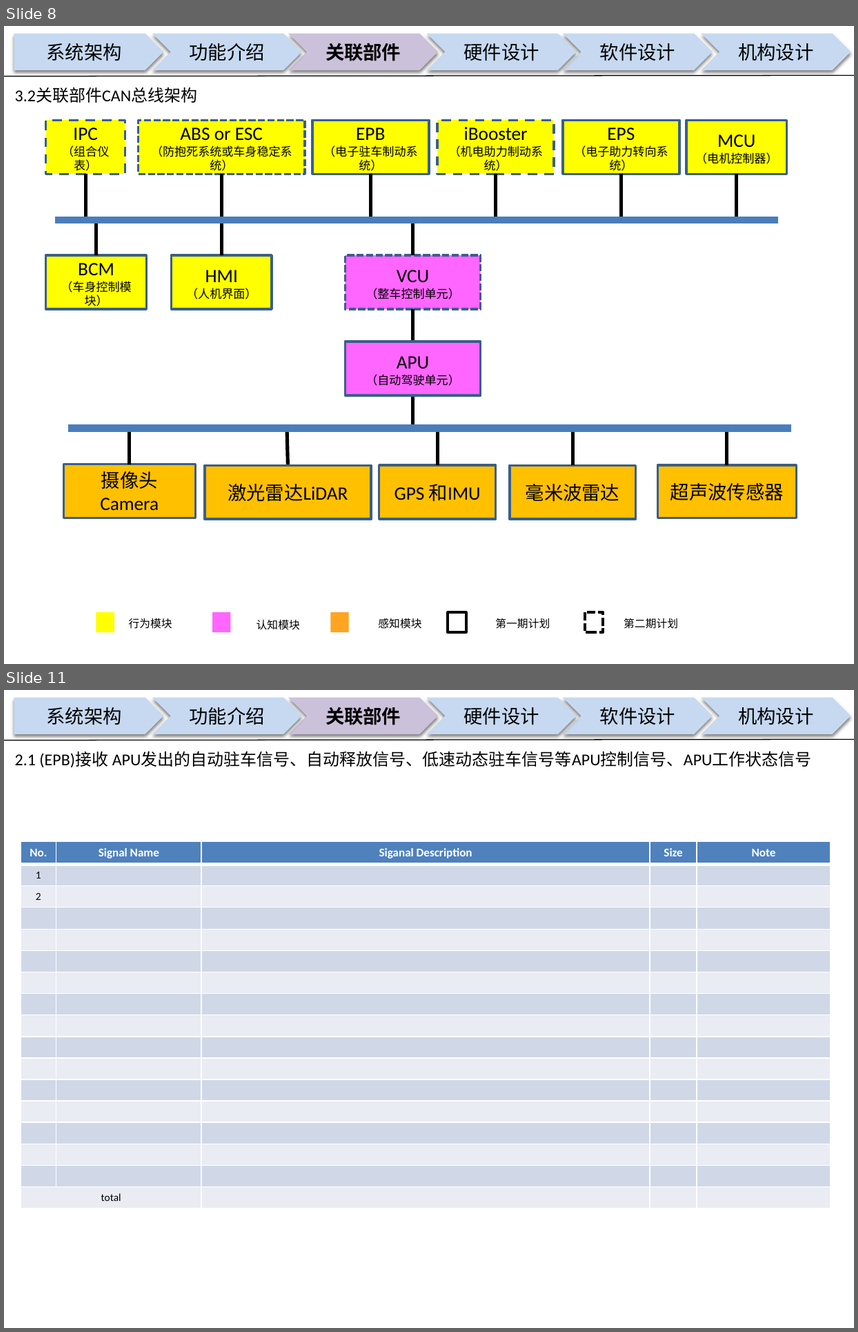
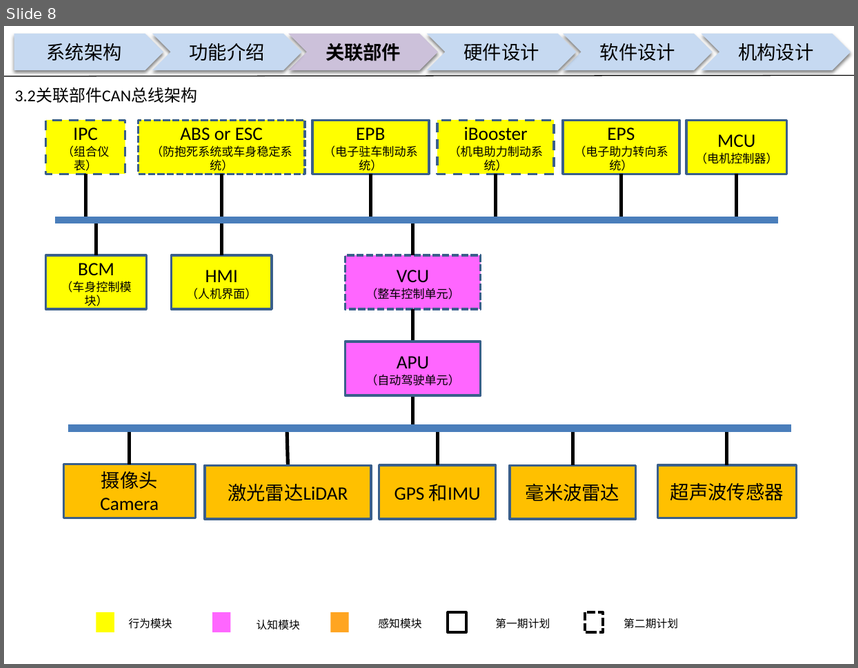
Before and after one commit to guruquan887/VAD01, a slide deck: 01需求分析/docs/specs/00APU设计构想书-VAD01-20180126.pptx. Shown one above the other, each under a label of ours: slides 8 and 11 before the commit, slide 8 after it; the slides between them are not shown. The pictures are 858x1332 and 858x668 pixels, drawn with LibreOffice and Linux fonts; fonts in the diff are those of the drawing; background and template pictures are left out. Boxes give left, top, right and bottom in pixels: in the first picture for what was removed or moved away, otherwise in the second. Text is boxed around its words. In the diff, an @@ line names an element or a change of style, - is before the commit and + after.

Commit message:
关联部件CAN总线TxRxMatrix
关联部件CAN总线TxRxMatrix

```diff
--- a/01需求分析/docs/specs/00APU设计构想书-VAD01-20180126.pptx
+++ b/01需求分析/docs/specs/00APU设计构想书-VAD01-20180126.pptx
@@ slide 11 removed at [4, 690, 854, 1328], background picture (left out) @@
@@ pentagon arrow removed at [14, 698, 164, 734] @@
-系统架构
@@ chevron removed at [152, 698, 301, 734] @@
-功能介绍
@@ chevron removed at [289, 698, 439, 734] @@
-关联部件
@@ chevron removed at [426, 698, 576, 734] @@
-硬件设计
@@ chevron removed at [562, 698, 712, 734] @@
-软件设计
@@ chevron removed at [701, 698, 851, 734] @@
-机构设计
@@ line removed from (4, 740) to (854, 739) @@
@@ text removed at [15, 751, 812, 767] @@
-2.1 (EPB)接收 APU发出的自动驻车信号、自动释放信号、低速动态驻车信号等APU控制信号、APU工作状态信号
@@ table removed at [21, 841, 831, 1204], 17 rows, 5 columns @@
-No. | Signal Name | Siganal Description | Size | Note
-1 |  |  |  | 
-2 |  |  |  | 
- |  |  |  | 
- |  |  |  | 
- |  |  |  | 
- |  |  |  | 
- |  |  |  | 
- |  |  |  | 
- |  |  |  | 
- |  |  |  | 
- |  |  |  | 
- |  |  |  | 
- |  |  |  | 
- |  |  |  | 
- |  |  |  | 
-total |  |  |  | 
```
Also in this commit, not shown: 1 slide changed, 8 other slides removed, 3 other files.
